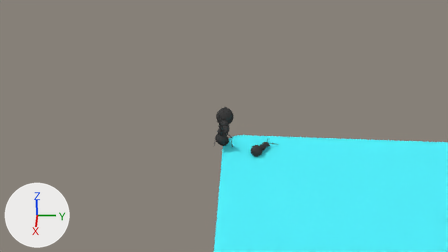
Before and after pictures for a commit that changed the Blender file ant/project.blend.
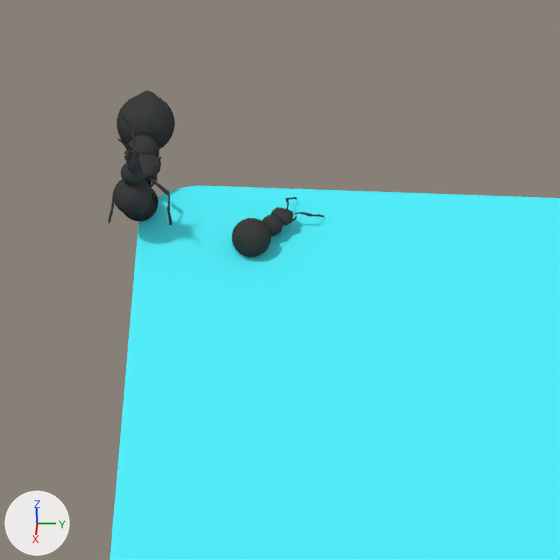
Old and new are each drawn from the file's camera 'Camera' and again close up on the part from 40% to 78% of the width and 32% to 98% of the height. Every picture has the same lights, and +X, +Y and +Z are marked at lower left.

The first close-up shows 'Cube', 'Fire_Ant', 'ants1', 'ants2', 'ants3', 'ants4'.
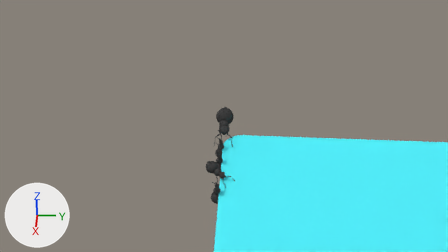
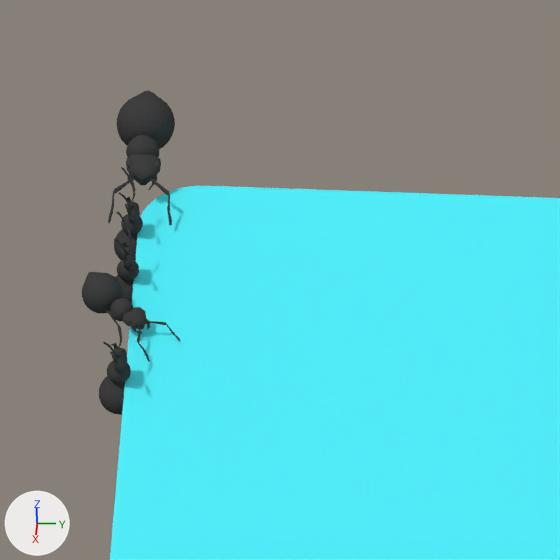
Where the change shows, as pixel boxes (x1, y1, x2, y2) in the close-ups (560 x 560 px):
'ants3', moved, turned: before (232, 197, 324, 257); after (82, 272, 180, 362)
'ants1', moved: before (113, 114, 152, 215); after (114, 167, 143, 260)
'ants4', moved, turned: before (124, 156, 162, 221); after (99, 310, 131, 415)
'ants2', moved, turned: before (124, 156, 160, 220); after (114, 212, 139, 303)

Diff of the bpy script that builds the scene:
```diff
--- a/ant/project.blend.py
+++ b/ant/project.blend.py
@@ ob_ants1 @@
 ob_ants1 = bpy.data.objects.new('ants1', me_fire_ant_287)
-ob_ants1.location = (1.0, 0.0, 1.0)
+ob_ants1.location = (1.0, 0.0, 0.0)
 ob_ants1.rotation_euler = (-1.571, -1.571, 0.0)  # degrees (-90, -90, 0)
@@ ob_ants2 @@
 ob_ants2 = bpy.data.objects.new('ants2', me_fire_ant_288)
-ob_ants2.location = (0.0, 0.0, 0.0)
-ob_ants2.rotation_euler = (0.0, 0.0, 3.142)  # degrees (0, 0, 180)
+ob_ants2.location = (2.0, 0.0, 0.0)
+ob_ants2.rotation_euler = (-1.571, -1.571, 0.0)  # degrees (-90, -90, 0)
@@ ob_ants3 @@
 ob_ants3 = bpy.data.objects.new('ants3', me_fire_ant_289)
-ob_ants3.location = (0.88, 2.12, 0.0)
-ob_ants3.rotation_euler = (0.0, 0.0, 2.356)  # degrees (0, 0, 135)
+ob_ants3.location = (3.0, 0.0, 0.0)
+ob_ants3.rotation_euler = (0.0, 0.0, 0.785)  # degrees (0, 0, 45)
@@ ob_ants4 @@
 ob_ants4 = bpy.data.objects.new('ants4', me_fire_ant_290)
-ob_ants4.location = (0.0, 0.0, 0.0)
-ob_ants4.rotation_euler = (0.0, 0.0, 3.142)  # degrees (0, 0, 180)
+ob_ants4.location = (4.0, 0.0, 0.0)
+ob_ants4.rotation_euler = (-1.571, -1.571, 0.0)  # degrees (-90, -90, 0)
```
